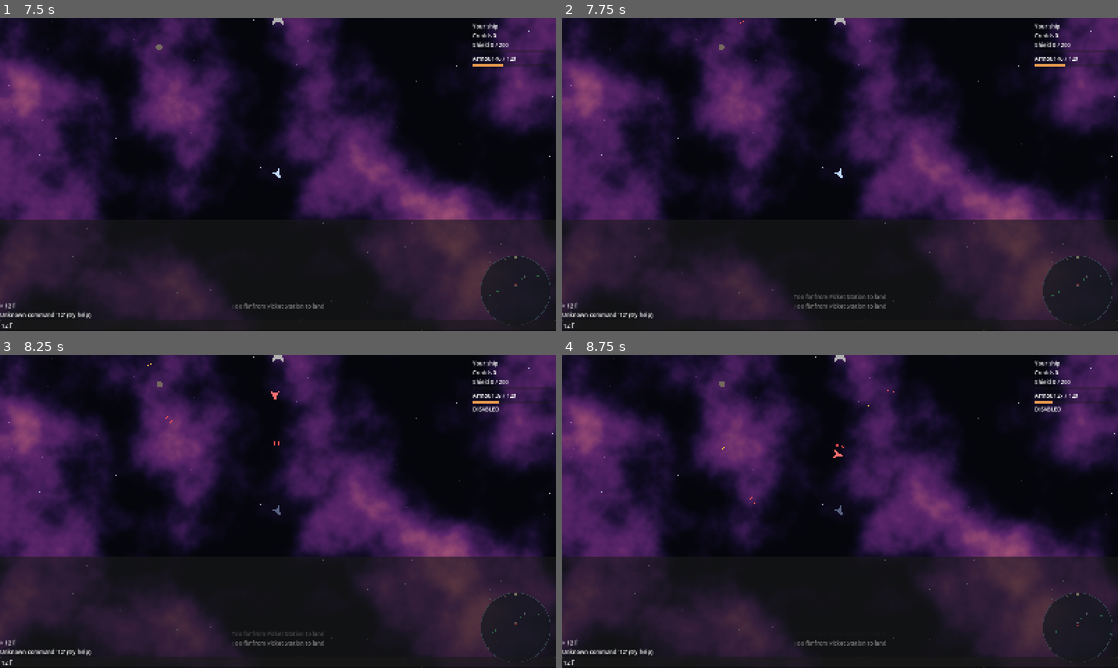
Above: before the commit, frames 1-4 (two rows, left to right).
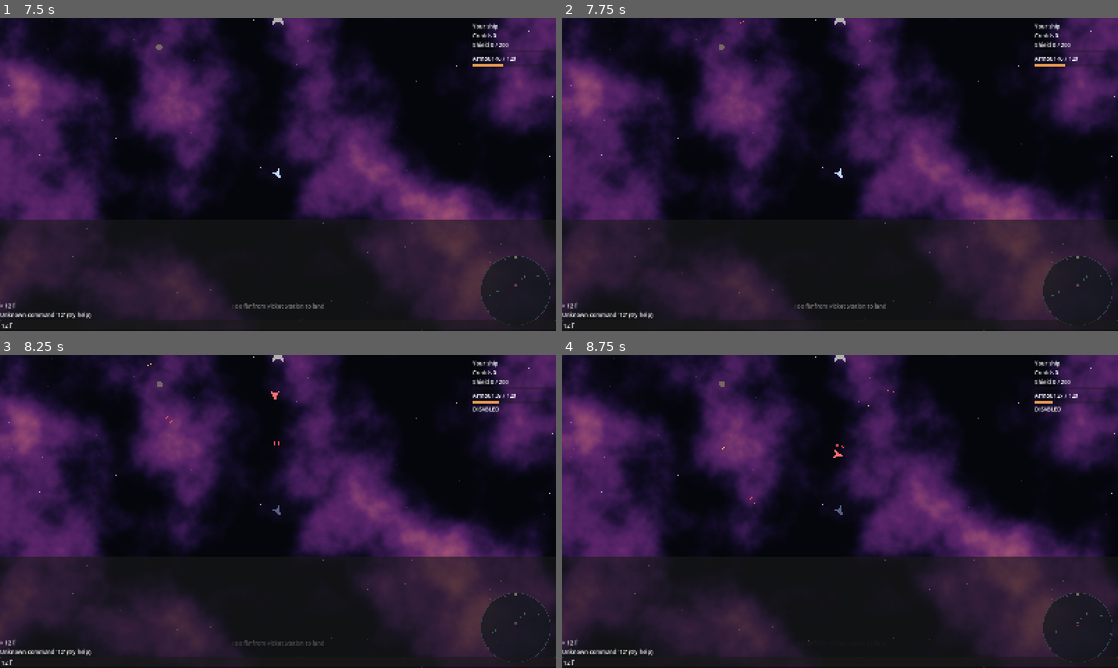
Above: after the commit, the same moments.

Repository: jarrad-h/Terminal_Velocity
Game: Godot game, scene res://scenes/system.tscn
The game is run twice, just before and just after one commit, with the same random seed, the same clock (stepped at 60 frames per second) and the same inputs.
Inputs (mouse positions are in pixels of both pictures, inside the frame that each line leads up to):
- Up to frame 1 (7.5 s): tap Enter at 0.5, 2.75, 6.5 s; move the mouse to (400, 158) at 0.52 s; hold Right (turn_right) 0.53-1.25 s; hold B (board) 0.53-1.25 s; click (400, 158) at 0.67 s; tap L (land) at 0.8, 2.3, 3.8 s; tap Space (fire_primary) at 1.25, 5.75, 7.25 s; drag from (166, 190) to (155, 49) at 1.27 s; move the mouse to (333, 105) at 2.02 s; hold Right (turn_right) 2.03-2.75 s; hold T (aim_target) 2.03-2.75 s; drag from (250, 237) to (111, 127) at 2.77 s; move the mouse to (444, 221) at 3.52 s; hold Left (turn_left) 3.53-4.25 s; hold Space (fire_primary) 3.53-4.25 s; tap F1 (debug_console) at 4.15 s; click (278, 324) at 4.27 s; type "12" at 4.35 s; drag from (111, 127) to (278, 174) at 5.02 s; move the mouse to (305, 174) at 5.77 s; hold Down (reverse) 5.78-6.5 s; hold L (land) 5.78-6.5 s; click (305, 174) at 5.92 s; tap ` (debug_toggle) at 6.4 s; drag from (194, 96) to (166, 190) at 6.52 s; move the mouse to (400, 158) at 7.27 s; hold Up (thrust) from 7.28 s (still down); hold Tab (target_nearest_any) from 7.28 s (still down)
- Up to frame 2 (7.75 s): keep holding Up (thrust); keep holding Tab (target_nearest_any); tap L (land) at 7.55 s
- Up to frame 3 (8.25 s): release Up (thrust) at 8 s; release Tab (target_nearest_any) at 8 s; drag from (166, 527) to (161, 383) at 8.02 s
- Up to frame 4 (8.75 s): no input

Frame 1 is identical in both runs. In frame 2, 0.1% of the frame differs, in the area x 41-59%, y 88-90%; in frame 3, 0.2%, in the area x 41-59%, y 88-93%; in frame 4, 0.2%.

Commit message:
m5: review fixes (C9 C10 H4 D10 loader bounds)
- C9: the boarding target is tracked by instance ID, so a wreck freed
  mid-timer cancels cleanly (no stale damage connection or duplicate
  connect); landing cancels boarding; Assist is once per ship (no
  disable/assist record farming; spec and decision updated).
- C10: rescue also clears shots, fragments and flashes; restart resets
  debug session state (console, AI pause, invulnerability, time scale).
- H4: 'X disabled' posted when the player disables a ship.
- D10: L, B and dialog number keys ignore input while the console is open.
- Loader: rescue_fee_pct <= 100, boarding.time > 0,
  boarding.assist_armor_pct <= 100; tests for these and the new ship,
  pool and government fields.

Co-Authored-By: Claude Opus 5.5 <noreply@anthropic.com>
Claude-Session: https://claude.ai/code/session_013KYWppx9gL7PY4dFLZkH3u

Diff:
--- a/scripts/autoload/debug_commands.gd
+++ b/scripts/autoload/debug_commands.gd
@@ -388,3 +388,13 @@
 		"pos":
 			return player_location_text()
 	return "Unknown command '%s' (try help)" % w[0]
+
+
+## Restart after "lost with all hands": debug session state goes back to normal.
+func reset_session() -> void:
+	console_open = false
+	ai_paused = false
+	radar_show_all = false
+	player_invulnerable = false
+	_pending_click_spawn = Callable()
+	Engine.time_scale = 1.0
--- a/scripts/data/data_loader.gd
+++ b/scripts/data/data_loader.gd
@@ -122,7 +122,8 @@
 	player.boolean("escape_pod", true)
 	player.boolean("insured", true)
 	player.ref("uninsured_ship", "ships")
-	player.number("rescue_fee_pct", 0.0, false, 0.0)
+	if player.number("rescue_fee_pct", 0.0, false, 0.0) > 100.0:
+		player.error("rescue_fee_pct", "must be at most 100")
 	player.range2("rescue_days", Vector2.ZERO, 0.0)
 	player.number("pod_speed", 0.0, false, 0.0)
 	player.number("pod_time", 0.0, false, 0.0)
@@ -130,6 +131,11 @@
 		var sub: DefReader = reader.object(section)
 		for key: String in SETTINGS_DEFAULTS[section]:
 			sub.number(key, 0.0, false, 0.0)
+	var boarding: DefReader = reader.object("boarding")
+	if boarding.has("time") and float(boarding.data["time"]) <= 0.0:
+		boarding.error("time", "must be more than 0")
+	if boarding.has("assist_armor_pct") and float(boarding.data["assist_armor_pct"]) > 100.0:
+		boarding.error("assist_armor_pct", "must be at most 100")
 	reader.object("combat").number("friendly_fire_pct", 100.0, false, 0.0)
 	var ai: DefReader = reader.object("ai")
 	for key: String in SETTINGS_DEFAULTS["ai"]:
--- a/scripts/ship/ship.gd
+++ b/scripts/ship/ship.gd
@@ -246,6 +246,7 @@
 	visual.modulate = DISABLED_TINT
 	if _attacked_by_player():
 		GameState.report_player_act(self, "disable")
+		GameState.post_message("%s disabled" % def.name)  # H4
 
 
 func _on_destroyed() -> void:
--- a/scripts/sim/port_rules.gd
+++ b/scripts/sim/port_rules.gd
@@ -38,10 +38,13 @@
 	return roundi(lerpf(hull_range.x, hull_range.y, roll) * wealth_factor)
 
 
-## C9: options still open. Looting rules out assisting.
-static func board_options(looted: bool) -> Array[String]:
+## C9: options still open. Looting rules out assisting; a ship can be
+## assisted only once (no disable-and-assist record farming).
+static func board_options(looted: bool, assisted: bool = false) -> Array[String]:
 	if looted:
 		return [SCUTTLE, LEAVE]
+	if assisted:
+		return [TAKE, SCUTTLE, LEAVE]
 	return [TAKE, ASSIST, SCUTTLE, LEAVE]
 
 
--- a/scripts/ui/dialog.gd
+++ b/scripts/ui/dialog.gd
@@ -106,6 +106,8 @@
 
 
 func _unhandled_input(event: InputEvent) -> void:
+	if DebugCommands.console_open:
+		return
 	if event is InputEventKey and event.pressed and not event.echo:
 		var index: int = (event as InputEventKey).keycode - KEY_1
 		if index >= 0 and index < _choices.size():
--- a/scripts/world/local_space.gd
+++ b/scripts/world/local_space.gd
@@ -43,6 +43,9 @@
 	destroyed.clear()
 	elapsed = 0.0
 	clear()
+	for node: Node in get_children():
+		if node is Fragment or node is Flash:
+			node.queue_free()
 
 
 func clear() -> void:
--- a/scripts/world/player_actions.gd
+++ b/scripts/world/player_actions.gd
@@ -6,8 +6,10 @@
 var scene: Node  # SystemScene
 ## The open landed / boarding / rescue window, if any.
 var dialog: Dialog = null
-## C9: the ship being boarded and seconds spent so far.
+## C9: the ship being boarded (tracked by instance ID: a freed ship compares
+## equal to null in Godot 4) and seconds spent so far.
 var boarding: Ship = null
+var _boarding_id: int = 0
 var _board_elapsed: float = 0.0
 var _rng := RandomNumberGenerator.new()
 
@@ -21,6 +23,8 @@
 
 
 func _unhandled_input(event: InputEvent) -> void:
+	if DebugCommands.console_open:
+		return
 	if event.is_action_pressed(&"land", false, true):
 		try_land()
 	elif event.is_action_pressed(&"board", false, true):
@@ -60,6 +64,7 @@
 
 ## Puts the player down at `port` and opens the landed screen.
 func land_at(port: SystemObjectDef, intro: String = "") -> void:
+	_end_boarding()
 	var player: Ship = _player()
 	player.place(port.position, player.rotation)
 	player.set_target(null)
@@ -87,7 +92,7 @@
 ## if alongside and matched; returns "" or the reason ("none", "far", "fast").
 func try_board() -> String:
 	var player: Ship = _player()
-	if player == null or not player.can_act() or dialog != null or boarding != null:
+	if player == null or not player.can_act() or dialog != null or _boarding_id != 0:
 		return "none"
 	var candidate: Ship = _board_candidate(player)
 	if candidate == null:
@@ -102,24 +107,26 @@
 	if check != "":
 		return check
 	boarding = candidate
+	_boarding_id = candidate.get_instance_id()
 	_board_elapsed = 0.0
-	player.health.damaged.connect(_on_player_hit_while_boarding)
+	if not player.health.damaged.is_connected(_on_player_hit_while_boarding):
+		player.health.damaged.connect(_on_player_hit_while_boarding)
 	GameState.post_message("Boarding the %s..." % candidate.def.name)
 	return ""
 
 
 ## 0–1 while boarding, -1 otherwise (HUD progress bar).
 func board_progress() -> float:
-	if boarding == null:
+	if _boarding_id == 0:
 		return -1.0
 	return clampf(_board_elapsed / float(DataRegistry.settings["boarding"]["time"]), 0.0, 1.0)
 
 
 func _physics_process(delta: float) -> void:
-	if boarding == null:
-		return
-	var player: Ship = _player()
-	if not is_instance_valid(boarding) or not boarding.health.is_disabled or boarding.health.is_destroyed:
+	if _boarding_id == 0:
+		return
+	var player: Ship = _player()
+	if not is_instance_id_valid(_boarding_id) or not boarding.health.is_disabled or boarding.health.is_destroyed:
 		_cancel_boarding("Boarding aborted")
 		return
 	if player == null or not player.can_act() or _board_check(player, boarding) != "":
@@ -146,6 +153,7 @@
 	if player != null and player.health.damaged.is_connected(_on_player_hit_while_boarding):
 		player.health.damaged.disconnect(_on_player_hit_while_boarding)
 	boarding = null
+	_boarding_id = 0
 
 
 func _board_check(player: Ship, ship: Ship) -> String:
@@ -179,7 +187,7 @@
 	body += "Credits aboard: %d." % ship.credits_aboard if not ship.looted else "You have already stripped her of credits."
 	dialog = Dialog.open(scene, title, body)
 	dialog.closed.connect(func() -> void: dialog = null)
-	for option: String in PortRules.board_options(ship.looted):
+	for option: String in PortRules.board_options(ship.looted, ship.player_acts.has("assist")):
 		match option:
 			PortRules.TAKE:
 				dialog.add_choice(option, "Take %d credits" % ship.credits_aboard, func() -> void: _take(ship))
@@ -200,6 +208,7 @@
 
 
 func _assist(ship: Ship) -> void:
+	ship.player_acts["assist"] = true  # once per ship: no disable/assist record farming
 	ship.recover(float(DataRegistry.settings["boarding"]["assist_armor_pct"]))
 	if ship.government != "":
 		GameState.set_record(ship.government, Relations.after_assist(GameState.get_record(ship.government), ship.gov_def()))
@@ -271,6 +280,7 @@
 	dialog.add_choice("restart", "Restart", func() -> void:
 		dialog.close()
 		GameState.reset()
+		DebugCommands.reset_session()
 		get_tree().paused = false
 		get_tree().reload_current_scene())
 	dialog.closed.connect(func() -> void: dialog = null)
--- a/scripts/world/system_scene.gd
+++ b/scripts/world/system_scene.gd
@@ -81,6 +81,8 @@
 		if not node.is_in_group(&"player"):
 			node.remove_from_group(&"ships")
 			node.queue_free()
+	for shot: Node in $World/Shots.get_children():
+		shot.queue_free()
 	local_space.reset_visit()
 	traffic.configure(system, true)
 
--- /dev/null
+++ b/tests/fixtures/loader/broken/ai_pools/broke.json
@@ -0,0 +1 @@
+{"government": "other", "behaviour": "trader", "ships": [{"ship": "bad_ref"}], "wealth_factor": -1}
--- a/tests/fixtures/loader/broken/game.json
+++ b/tests/fixtures/loader/broken/game.json
@@ -1 +1 @@
-{"player_ship": "no_such_ship", "system": "sys", "ai": {"thr …(132 unchanged characters)… ch", "uninsured_ship": "nothing_like_it"}}
+{"player_ship": "no_such_ship", "system": "sys", "ai": {"thr …(132 unchanged characters)… ch", "uninsured_ship": "nothing_like_it", "rescue_fee_pct": 150, "rescue_days": [5, 2]}, "boarding": {"time": 0, "assist_armor_pct": 140}, "landing": {"max_speed": -1}}
--- /dev/null
+++ b/tests/fixtures/loader/broken/governments/stingy.json
@@ -0,0 +1 @@
+{"name": "Stingy", "assist_reward": -5}
--- /dev/null
+++ b/tests/fixtures/loader/broken/ships/bad_loot.json
@@ -0,0 +1 @@
+{"name": "Bad Loot", "accel": 1, "top_speed": 1, "turn_rate": 1, "board_credits": [500, 100]}
--- a/tests/smoke/scenario.gd
+++ b/tests/smoke/scenario.gd
@@ -404,6 +404,22 @@
 	await _frames(2)
 	_check(not stranded.health.is_disabled and (stranded.controller as AIController).state == AIController.State.LEAVE, "assist: ship recovers and leaves (C9)")
 	_check(GameState.get_record("independent_traders") > record_before_assist, "assist raises record (C9)")
+	# Assist is once per ship: disable it again and the option is gone.
+	stranded.health.force_disable()
+	stranded.place(Vector2(-3000.0, -3000.0), 0.0)
+	player.place(Vector2(-3000.0 + stranded.hit_radius + player.hit_radius + 10.0, -3000.0), 0.0)
+	actions.try_board()
+	await _frames(roundi(float(DataRegistry.settings["boarding"]["time"]) * 60.0) + 5)
+	_check(actions.dialog != null and not actions.dialog.has_choice("assist"), "no second assist on the same ship (C9)")
+	actions.dialog.choose("leave")
+	await _frames(2)
+	# A wreck freed mid-boarding cancels cleanly (freed objects compare equal to null).
+	actions.try_board()
+	await _frames(10)
+	stranded.remove_from_group(&"ships")
+	stranded.queue_free()
+	await _frames(3)
+	_check(actions.board_progress() < 0.0 and not player.health.damaged.is_connected(actions._on_player_hit_while_boarding), "freed wreck cancels boarding cleanly (C9)")
 	# Scuttle the looted wreck.
 	player.place(prize.global_position + Vector2(prize.hit_radius + player.hit_radius + 10.0, 0.0), 0.0)
 	actions.try_board()
--- a/tests/unit/test_data_loader.gd
+++ b/tests/unit/test_data_loader.gd
@@ -162,6 +162,14 @@
 	_expect_error(set, ["double_pool.json", "traffic[1].pool", "already listed"])
 	_expect_error(set, ["game.json", "ai.jump_out_factor", "at least 1"])
 	_expect_error(set, ["game.json", "player.uninsured_ship", "no ship definition"])
+	_expect_error(set, ["game.json", "player.rescue_fee_pct", "at most 100"])
+	_expect_error(set, ["game.json", "player.rescue_days", "greater than max"])
+	_expect_error(set, ["game.json", "boarding.time", "more than 0"])
+	_expect_error(set, ["game.json", "boarding.assist_armor_pct", "at most 100"])
+	_expect_error(set, ["game.json", "landing.max_speed", "at least 0"])
+	_expect_error(set, ["bad_loot.json", "board_credits", "greater than max"])
+	_expect_error(set, ["broke.json", "wealth_factor", "at least 0"])
+	_expect_error(set, ["stingy.json", "assist_reward", "at least 0"])
 	_expect_error(set, ["no_hardpoint.json", "default_weapons[0]", "no beam exit points"])
 	_expect_error(set, ["bad_ring.json", "local_space[1].region.inner_radius", "smaller than radius"])
 
--- a/tests/unit/test_port_rules.gd
+++ b/tests/unit/test_port_rules.gd
@@ -39,6 +39,7 @@
 func test_board_options_lock_out() -> void:
 	assert_true(PortRules.board_options(false) == ["take", "assist", "scuttle", "leave"], "first boarding: everything")
 	assert_true(PortRules.board_options(true) == ["scuttle", "leave"], "after taking credits: no assist")
+	assert_true(PortRules.board_options(false, true) == ["take", "scuttle", "leave"], "assisted once: no second assist")
 
 
 func test_rescue_fee() -> void:
Not shown, changed: data/README.md
Not shown, changed: docs/decisions.md
Not shown, changed: docs/spec.md
